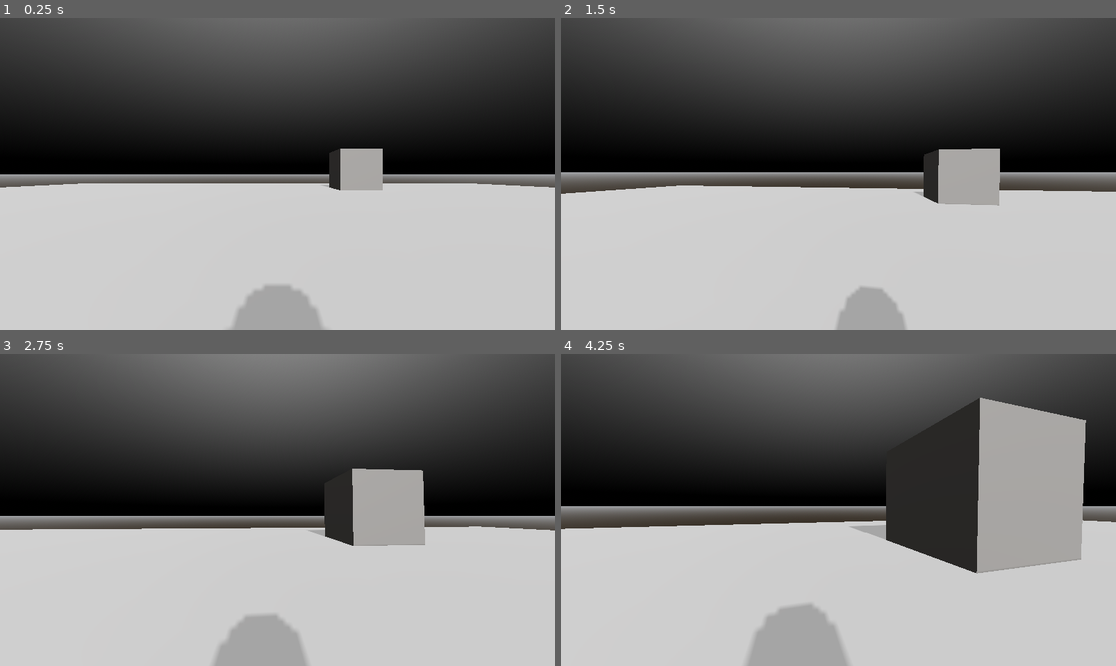
Above: before the commit, frames 1-4 (two rows, left to right).
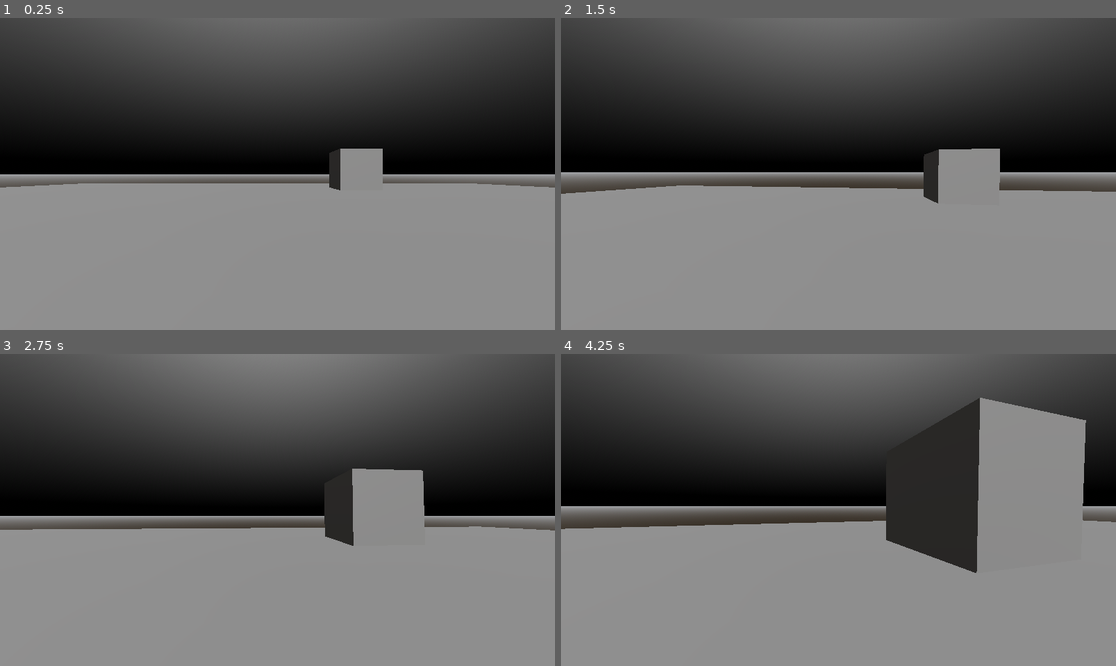
Above: after the commit, the same moments.

Repository: ROKAMETISM/3DPractice1
Game: Godot game, scene res://Scenes/world.tscn
The game is run twice, just before and just after one commit, with the same random seed, the same clock (stepped at 60 frames per second) and the same inputs.
Inputs (mouse positions are in pixels of both pictures, inside the frame that each line leads up to):
- Up to frame 1 (0.25 s): no input
- Up to frame 2 (1.5 s): move the mouse to (866, 174) at 0.52 s; hold Shift (sprint) 0.53-1.28 s; hold W (move_forward) from 0.53 s (still down); tap Space (jump) at 0.77 s; move the mouse to (810, 174) at 1.27 s; tap Shift (sprint) at 1.35 s
- Up to frame 3 (2.75 s): keep holding W (move_forward); tap Space (jump) at 1.52 s; move the mouse to (288, 503) at 2.02 s; hold Shift (sprint) from 2.03 s (still down)
- Up to frame 4 (4.25 s): keep holding W (move_forward); move the mouse to (832, 516) at 2.77 s; release Shift (sprint) at 2.78 s; tap Shift (sprint) at 2.85 s; tap Space (jump) at 3.02, 3.77 s; move the mouse to (877, 513) at 3.52 s; hold Shift (sprint) from 3.53 s (still down)

The runs differ from the first frame. In frame 1, 46% of the frame differs, in the area x 0-100%, y 41-100%; in frame 2, 45%; in frame 3, 44%; in frame 4, 48%, in the area x 0-100%, y 14-100%.

Commit message:
Deactivate shadow cuz it's laggy

Diff:
--- a/Scenes/world.tscn
+++ b/Scenes/world.tscn
@@ -30,7 +30,6 @@
 
 [node name="DirectionalLight3D" type="DirectionalLight3D" parent="."]
 transform = Transform3D(1, 0, 0, 0, 0.8213882, 0.57036954, 0, -0.57036954, 0.8213882, 0, 34.07879, 0)
-shadow_enabled = true
 shadow_opacity = 0.59
 shadow_blur = 2.475
 
